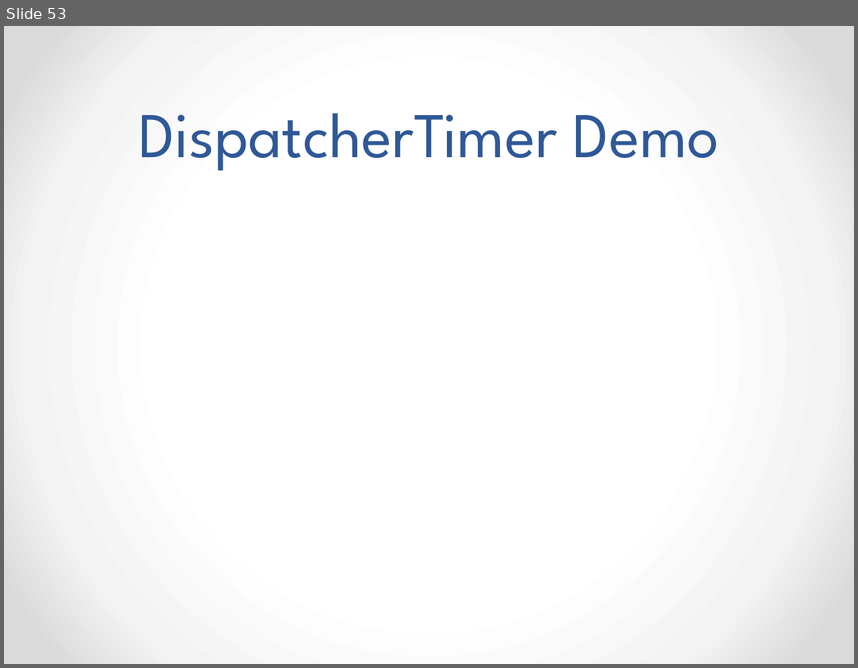
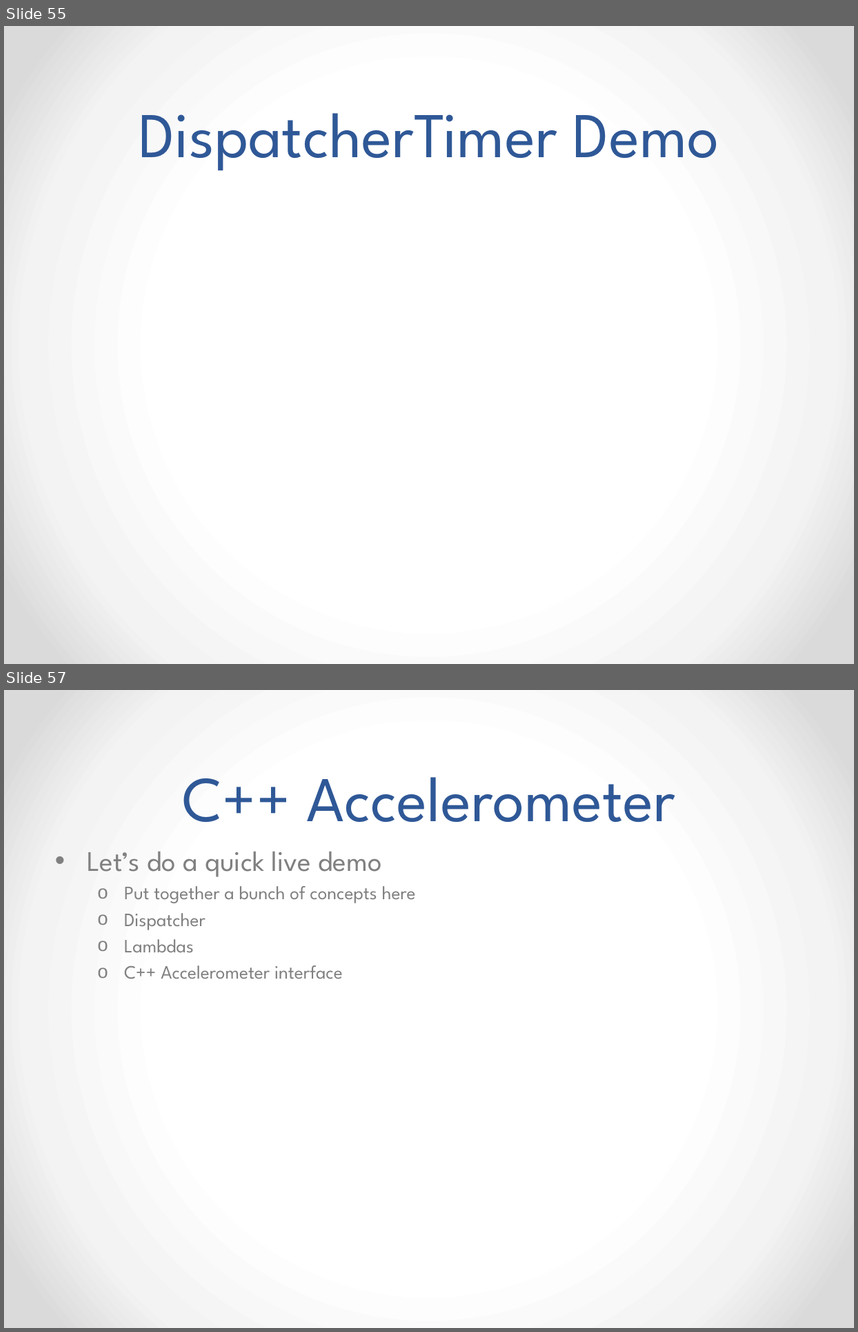
Before and after one commit to EE590-Winter2015/Materials, a slide deck: Week 2/Week 2.pptx. Shown one above the other, each under a label of ours: slide 53 before the commit, slides 55 and 57 after it; the slides between them are not shown. The pictures are 858x668 and 858x1332 pixels, drawn with LibreOffice and Linux fonts; fonts in the diff are those of the drawing. Boxes give left, top, right and bottom in pixels: in the first picture for what was removed or moved away, otherwise in the second. Text is boxed around its words. In the diff, an @@ line names an element or a change of style, - is before the commit and + after.

```diff
--- a/Week 2/Week 2.pptx
+++ b/Week 2/Week 2.pptx
@@ slide 57 added at (4, 690, 854, 1328), background gradient #FFFFFF to #F4F4F4 to #DADADA @@
@@ title added at (182, 777, 676, 822), 54 pt, text #2F5897 @@
+C++ Accelerometer
@@ text added at (87, 851, 416, 978), 16 pt, text #808080 @@
+• Let’s do a quick live demo
+  o Put together a bunch of concepts here
+  o Dispatcher
+  o Lambdas
+  o C++ Accelerometer interface
@@ what was slide 53 is now slide 55 @@
```
Also in this commit, not shown: 4 slides changed, 3 other slides added, 2 other files.
